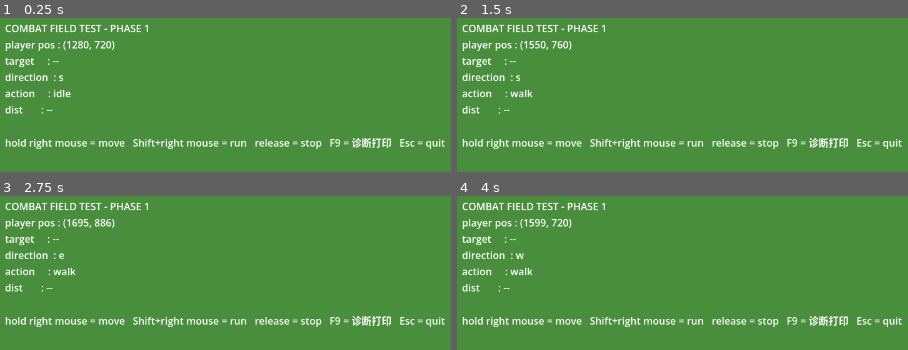
Above: before the commit, frames 1-4 (two rows, left to right).
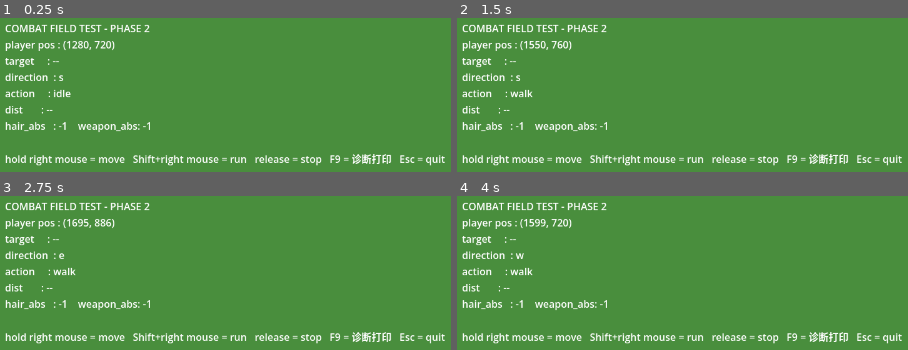
Above: after the commit, the same moments.

Repository: zhanghan122/MirRPG
Game: Godot game, scene res://scenes/experiments/combat_field_test.tscn
Same seed, same stepped clock (60 frames per second), same inputs: the game is played once before the commit and once after it. This scene is started directly instead of the project's main scene.
Inputs (mouse positions are in pixels of both pictures, inside the frame that each line leads up to):
- Up to frame 1 (0.25 s): no input
- Up to frame 2 (1.5 s): tap Enter at 0.5 s; move the mouse to (outside the picture) at 0.52 s; hold D (move_right) 0.53-1.28 s; hold Shift (run) 0.53-1.28 s; click (outside the picture) at 0.67 s; tap Space at 0.77 s; move the mouse to (outside the picture) at 1.27 s; hold S (move_down) from 1.28 s (still down); tap 1 at 1.35 s
- Up to frame 3 (2.75 s): tap Space at 1.52, 2 s; move the mouse to (outside the picture) at 2.02 s; release S (move_down) at 2.03 s; hold D (move_right) from 2.03 s (still down); tap 9 at 2.1 s
- Up to frame 4 (4 s): tap Enter at 2.75 s; move the mouse to (outside the picture) at 2.77 s; release D (move_right) at 2.78 s; hold W (move_up) 2.78-3.53 s; tap 0 at 2.85 s; click (outside the picture) at 2.92 s; tap Space at 3.02, 3.5, 3.77 s; move the mouse to (outside the picture) at 3.52 s; hold A (move_left) from 3.53 s (still down); tap 2 at 3.6 s

The runs differ from the first frame. In frame 1, 5.7% of the frame differs, in the area x 1-99%, y 4-97%; in frame 2, 5.7%; in frame 3, 5.7%; in frame 4, 5.7%.

Commit message:
Fix player hair weapon placement and layering

Diff:
--- a/scripts/experiments/combat_field_test.gd
+++ b/scripts/experiments/combat_field_test.gd
@@ -1,9 +1,26 @@
 extends Node2D
-## combat_field_test.gd — 战斗地图测试 PHASE 1（最小地图 + 按住右键移动）。
+## combat_field_test.gd — 战斗地图测试 PHASE 2（最小地图 + 按住右键移动 + Hair/Weapon 图层）。
 ##
 ## - 地图：map_size 矩形，四周 border_width 褐色边界；有效区域由两者推导。
 ## - 玩家：现有 HumAppearance01 preset，通过其自身状态/播放路径驱动
 ##   （action_locked / last_direction / current_action / _play），不修改 hum_character.gd。
+## - Hair/Weapon 图层（本阶段新增）：
+##   * 索引规则复用现有 mapping，不新建表：
+##       local_index = 身体当前帧在 HUM_ACTIONS 中的本地索引
+##                     （取自 player.get_frame_info() 的 absolute_index - appearance_base）
+##       hair_abs    = HAIR_BASE + local_index      (1200 + li)
+##       weapon_abs  = WEAPON_BASE + local_index    (31200 + li)
+##     身体与 Hair/Weapon 的动作布局完全一致（已验证），因此同一 local_index 通用。
+##   * 图层节点在代码中构建并挂到 Player 下（自动跟随移动，无延迟），与 SpriteAnchor 同级：
+##       Player ├── HairAnchor  └── HairSprite
+##              └── WeaponAnchor └── WeaponSprite
+##     placement 只应用一次在 Anchor 上：HairAnchor.position = hair_placement、
+##     WeaponAnchor.position = weapon_placement；不叠加 Body placement。
+##     Sprite 保持 position/offset ZERO、centered=false（与身体 AnimatedSprite2D 同一规则）。
+##     Player 内部统一图层：Weapon后层(w/nw/sw)=0 < BodySprite=1 < Weapon前层(其他方向)=2 < HairSprite=3；
+##     Hair 必须始终高于身体；方向变化只切换 Weapon 的 z_index，不修改 Hair。
+##   * placement 格式与 Hum 相同（第一行 X、第二行 Y），读取结果缓存，禁止每帧读盘。
+##   * 某帧纹理缺失时该图层隐藏并 push_warning，不中断播放。
 ## - 移动规则：
 ##   * 按住右键：玩家持续朝鼠标当前世界坐标移动；按住期间移动鼠标实时改变方向。
 ##   * Shift+右键 = run（run_speed）；无 Shift = walk（walk_speed）。
@@ -19,6 +36,10 @@
 const BORDER_COLOR := Color(0.43, 0.29, 0.16)
 const MARKER_COLOR := Color(1.0, 0.85, 0.3, 0.9)
 
+# Hair/Weapon 组基址（appearance 0；索引规则见文件头注释）。
+const HAIR_BASE := 1200
+const WEAPON_BASE := 31200
+
 @export var map_size := Vector2(2560, 1440)
 @export var border_width := 64.0
 @export var walk_speed := 200.0
@@ -32,6 +53,18 @@
 var _player: CharacterBody2D
 var _marker: Node2D
 var _hud: Label
+# Hair/Weapon 图层（代码构建，挂在 Player 下自动跟随）。
+var _hair_anchor: Node2D
+var _hair_sprite: Sprite2D
+var _weapon_anchor: Node2D
+var _weapon_sprite: Sprite2D
+# placement 缓存：path -> Vector2（禁止每帧读盘）。
+var _placement_cache := {}
+# HUD/诊断用最近一次索引。
+var _diag_hair_abs := -1
+var _diag_weapon_abs := -1
+var _hair_missing_warned := {}
+var _weapon_missing_warned := {}
 
 
 func _ready() -> void:
@@ -44,6 +77,16 @@
 	_build_ground($GroundLayer)
 	_marker = _build_marker()
 	add_child(_marker)
+	_build_layers()
+
+	# Player 内部统一图层（固定常量，不做动态累加）：
+	#   Weapon后层(w/nw/sw)=0 < BodySprite=1 < Weapon前层(其他方向)=2 < HairSprite=3。
+	# Hair 必须始终高于身体；方向变化只切换 Weapon 的 z_index（见 _update_weapon_layer）。
+	$GroundLayer.z_index = 0
+	var body_sprite := _player.get_node_or_null("SpriteAnchor/AnimatedSprite2D") as CanvasItem
+	if body_sprite != null:
+		body_sprite.z_index = 1
+
 	_player.global_position = map_size * 0.5
 	var cam := _player.get_node_or_null("Camera2D") as Camera2D
 	if cam != null:
@@ -53,6 +96,7 @@
 
 
 func _process(_delta: float) -> void:
+	_update_hair_weapon()
 	_update_hud()
 
 
@@ -106,7 +150,7 @@
 	if key.keycode == KEY_ESCAPE:
 		get_tree().quit()
 	elif key.keycode == KEY_F9:
-		# 诊断：随时重新打印 Sprite/位置/相机状态（移动中按 F9 可看到小数坐标）。
+		# 诊断：随时重新打印 Sprite/位置/相机/Hair-Weapon 图层状态。
 		_print_sprite_diagnostics()
 
 
@@ -115,6 +159,114 @@
 	var dir_name := String(_player.last_direction)
 	_player.current_action = action_name
 	_player._play("%s_%s" % [action_name, dir_name])
+
+
+## 构建 Hair/Weapon 图层：挂在 Player 下自动跟随，与 SpriteAnchor 同级。
+## placement 只写在 Anchor.position；Sprite position/offset ZERO、centered=false，
+## 与身体 AnimatedSprite2D（hum_character.tscn）同一套坐标规则。
+func _build_layers() -> void:
+	_weapon_anchor = Node2D.new()
+	_weapon_anchor.name = "WeaponAnchor"
+	_weapon_anchor.z_as_relative = true
+	_weapon_sprite = Sprite2D.new()
+	_weapon_sprite.name = "WeaponSprite"
+	_weapon_sprite.centered = false
+	_weapon_sprite.position = Vector2.ZERO
+	_weapon_sprite.offset = Vector2.ZERO
+	_weapon_sprite.z_index = 2
+	_weapon_sprite.z_as_relative = true
+	_weapon_sprite.texture_filter = CanvasItem.TEXTURE_FILTER_NEAREST
+	_weapon_sprite.visible = false
+	_weapon_anchor.add_child(_weapon_sprite)
+	_player.add_child(_weapon_anchor)
+
+	_hair_anchor = Node2D.new()
+	_hair_anchor.name = "HairAnchor"
+	_hair_anchor.z_as_relative = true
+	_hair_sprite = Sprite2D.new()
+	_hair_sprite.name = "HairSprite"
+	_hair_sprite.centered = false
+	_hair_sprite.position = Vector2.ZERO
+	_hair_sprite.offset = Vector2.ZERO
+	_hair_sprite.z_index = 3
+	_hair_sprite.z_as_relative = true
+	_hair_sprite.texture_filter = CanvasItem.TEXTURE_FILTER_NEAREST
+	_hair_sprite.visible = false
+	_hair_anchor.add_child(_hair_sprite)
+	_player.add_child(_hair_anchor)
+
+
+## 每帧同步 Hair/Weapon：从身体当前帧取 local_index（现有 mapping），
+## 按 base + local_index 载入纹理并应用 placement。
+func _update_hair_weapon() -> void:
+	if not is_instance_valid(_player):
+		return
+	var info = _player.get_frame_info()
+	var abs_idx := int(info["absolute_index"])
+	if abs_idx < 0:
+		_hide_layer(_hair_anchor, _hair_sprite)
+		_hide_layer(_weapon_anchor, _weapon_sprite)
+		return
+	var local_index := abs_idx - int(info["appearance_base"])
+	_diag_hair_abs = HAIR_BASE + local_index
+	_diag_weapon_abs = WEAPON_BASE + local_index
+	_apply_layer(HAIR_BASE + local_index, "res://Hair/%05d.png",
+			"res://Hair/Placements/%05d.txt", _hair_anchor, _hair_sprite, _hair_missing_warned)
+	_apply_layer(WEAPON_BASE + local_index, "res://Weapon/%05d.png",
+			"res://Weapon/Placements/%05d.txt", _weapon_anchor, _weapon_sprite, _weapon_missing_warned)
+	_update_weapon_layer(String(_player.last_direction))
+
+
+## Weapon 叠放规则（只改 Weapon，不触碰 Hair）：w/nw/sw → 后层(0)；其余方向 → 前层(2)。
+func _update_weapon_layer(dir_name: String) -> void:
+	if dir_name in ["w", "nw", "sw"]:
+		_weapon_sprite.z_index = 0
+	else:
+		_weapon_sprite.z_index = 2
+
+
+## 载入单个图层帧：纹理存在则显示并应用 placement；缺失则隐藏该层。
+func _apply_layer(abs_idx: int, png_fmt: String, placement_fmt: String,
+		anchor: Node2D, sprite: Sprite2D, warned: Dictionary) -> void:
+	var png_path := png_fmt % abs_idx
+	if not ResourceLoader.exists(png_path):
+		_hide_layer(anchor, sprite)
+		if not warned.has(abs_idx):
+			warned[abs_idx] = true
+			push_warning("Layer texture missing (hidden this frame): %s" % png_path)
+		return
+	var tex := load(png_path) as Texture2D
+	if tex == null:
+		_hide_layer(anchor, sprite)
+		return
+	sprite.texture = tex
+	sprite.visible = true
+	anchor.position = _read_placement(placement_fmt % abs_idx)
+
+
+func _hide_layer(anchor: Node2D, sprite: Sprite2D) -> void:
+	sprite.visible = false
+
+
+## placement 读取（与 hum_character.gd 相同格式：第一行 X、第二行 Y），带缓存。
+func _read_placement(path: String) -> Vector2:
+	if not _placement_cache.has(path):
+		_placement_cache[path] = _load_placement_file(path)
+	return _placement_cache[path]
+
+
+func _load_placement_file(path: String) -> Vector2:
+	if not FileAccess.file_exists(path):
+		return Vector2.ZERO
+	var f := FileAccess.open(path, FileAccess.READ)
+	if f == null:
+		return Vector2.ZERO
+	var line_x := f.get_line().strip_edges()
+	var line_y := f.get_line().strip_edges()
+	f.close()
+	if line_x.is_empty() or line_y.is_empty():
+		return Vector2.ZERO
+	return Vector2(float(line_x.split(",")[0]), float(line_y.split(",")[0]))
 
 
 ## 八方向量化，与 hum_character.gd 相同的阈值规则（作用于单位向量）。
@@ -177,19 +329,21 @@
 	var target_text := "--" if not right_mouse_held else "(%.0f, %.0f)" % [target_pos.x, target_pos.y]
 	var dist_text := "--" if not right_mouse_held else "%.1f" % (target_pos - _player.global_position).length()
 	_hud.text = "\n".join([
-		"COMBAT FIELD TEST - PHASE 1",
+		"COMBAT FIELD TEST - PHASE 2",
 		"player pos : (%.0f, %.0f)" % [_player.global_position.x, _player.global_position.y],
 		"target     : " + target_text,
 		"direction  : " + String(_player.last_direction),
 		"action     : " + String(_player.current_action),
 		"dist       : " + dist_text,
+		"hair_abs   : %d    weapon_abs: %d" % [_diag_hair_abs, _diag_weapon_abs],
 		"",
 		"hold right mouse = move   Shift+right mouse = run   release = stop   F9 = 诊断打印   Esc = quit",
 	])
 
 
 ## 诊断：列出场景中全部 AnimatedSprite2D（排查重复人物实例），
-## 并打印 Player / SpriteAnchor / Camera2D 的精确坐标、相机平滑与纹理过滤设置。
+## 并打印 Player / SpriteAnchor / Camera2D 的精确坐标、相机平滑与纹理过滤设置，
+## 以及 Hair/Weapon 图层当前纹理与 placement。
 func _print_sprite_diagnostics() -> void:
 	print("=== AnimatedSprite2D diagnostics ===")
 	var sprites := _find_sprites(get_tree().root)
@@ -215,6 +369,21 @@
 	var spr := _player.get_node_or_null("SpriteAnchor/AnimatedSprite2D") as AnimatedSprite2D
 	if spr != null:
 		print("Body texture_filter = %d (0=Default/Linear 1=Nearest)" % spr.texture_filter)
+	print("=== Hair / Weapon layer diagnostics ===")
+	_print_layer_diag("Hair", _hair_anchor, _hair_sprite, _diag_hair_abs)
+	_print_layer_diag("Weapon", _weapon_anchor, _weapon_sprite, _diag_weapon_abs)
+
+
+func _print_layer_diag(label: String, anchor: Node2D, sprite: Sprite2D, abs_idx: int) -> void:
+	if anchor == null or sprite == null:
+		print("%s layer : NOT BUILT" % label)
+		return
+	var tex_path := "none" if sprite.texture == null else sprite.texture.resource_path
+	print("%s layer : abs=%d visible=%s z_index=%d centered=%s pos=(%.2f, %.2f) offset=(%.2f, %.2f) anchor_pos=(%.2f, %.2f) texture=%s" % [
+		label, abs_idx, str(sprite.visible), sprite.z_index, str(sprite.centered),
+		sprite.position.x, sprite.position.y, sprite.offset.x, sprite.offset.y,
+		anchor.position.x, anchor.position.y, tex_path,
+	])
 
 
 func _find_sprites(root_node: Node) -> Array:
